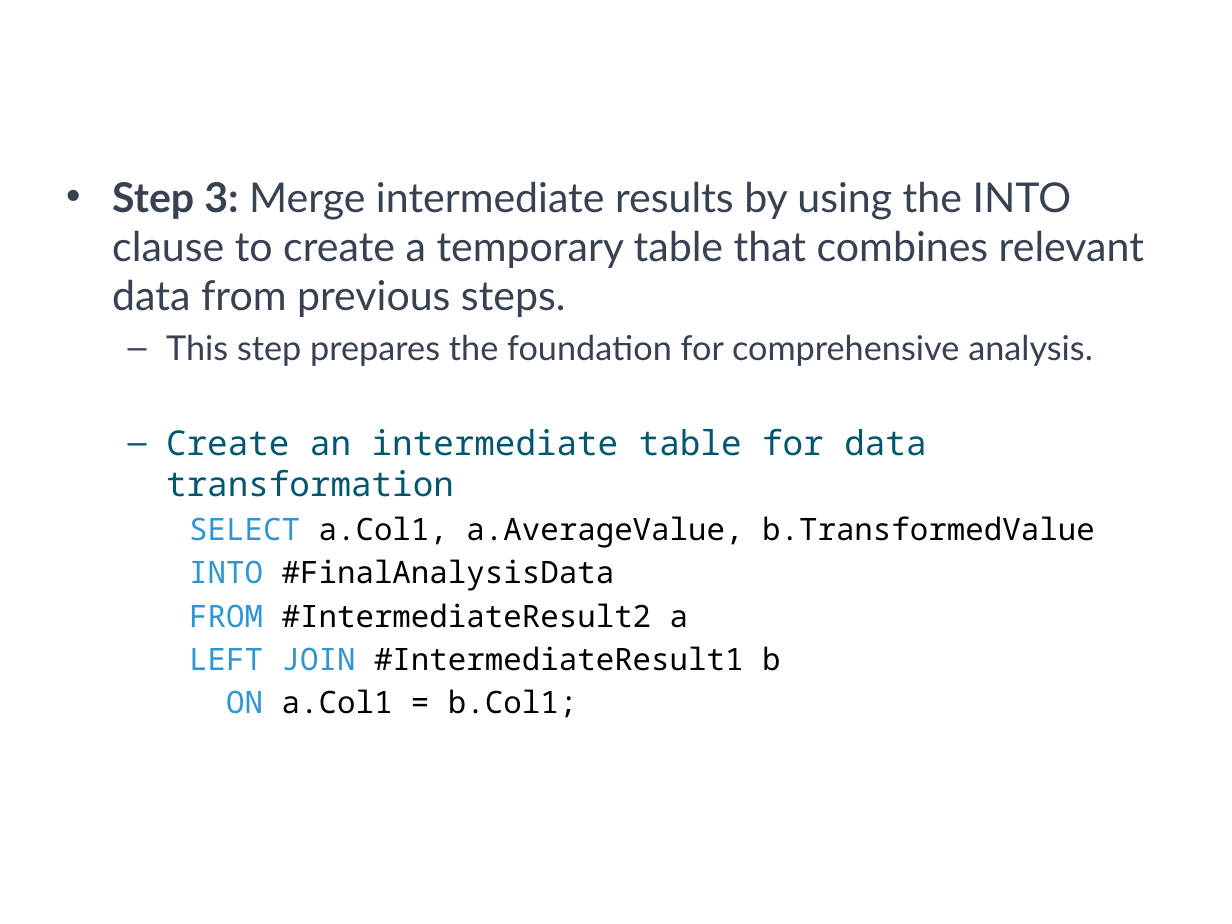
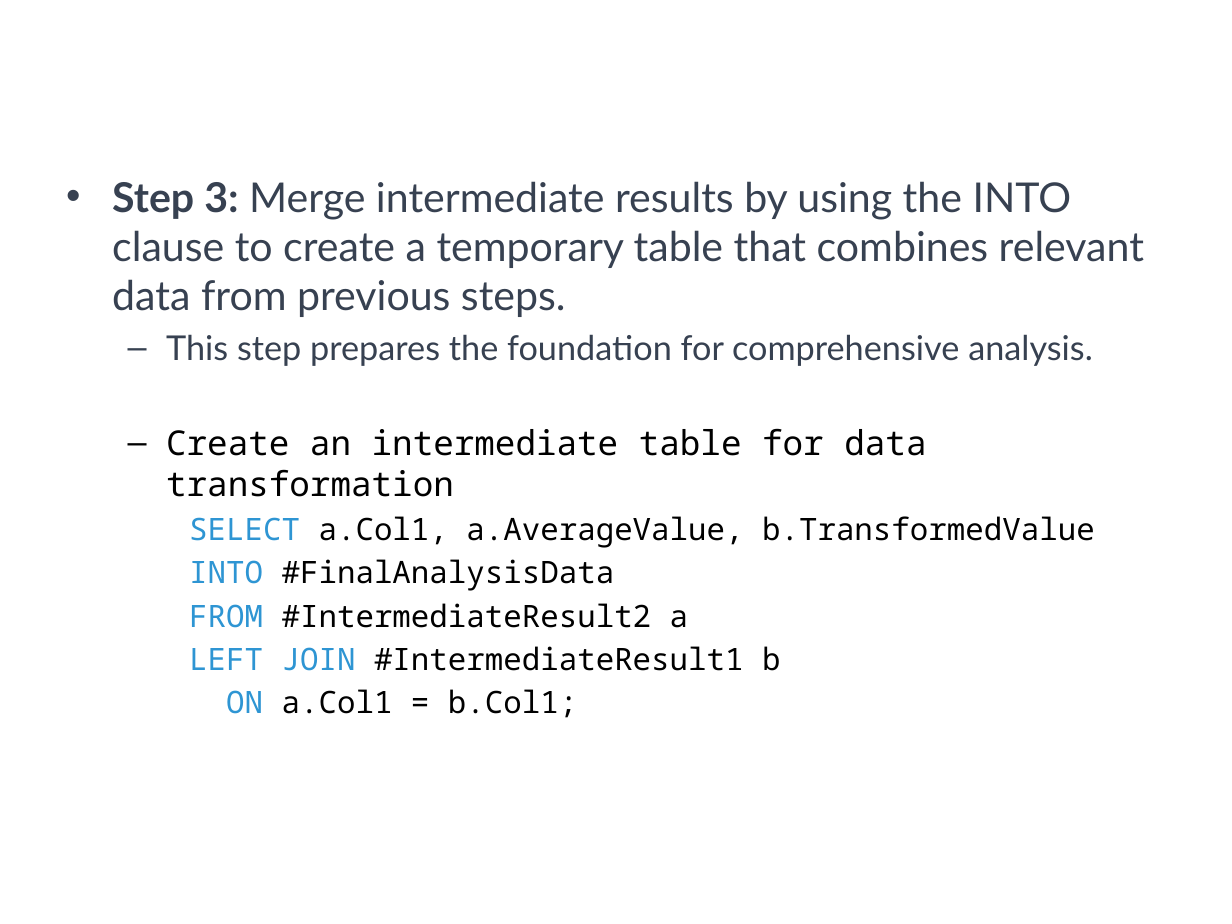
Before and after one commit to a099954/ABC-Program, a slide deck: slide 16 of SQL/Day 6 Temp Tables/Temp Tables SQL.pptx. Drawn at 1232x924 pixels with LibreOffice and Linux fonts; fonts in the diff are those of the drawing; background and template pictures are left out. Boxes give left, top, right and bottom in pixels: in the first picture for what was removed or moved away, otherwise in the second. Text is boxed around its words. In the diff, an @@ line names an element or a change of style, - is before the commit and + after.

```diff
--- a/SQL/Day 6 Temp Tables/Temp Tables SQL.pptx
+++ b/SQL/Day 6 Temp Tables/Temp Tables SQL.pptx
@@ text at bbox=[166, 428, 926, 497]: text colour #00556F to #000000 in "Create an intermediate table for data transformation" @@
```
Also in this commit, not shown: 1 other slide changed, 5 other files.
